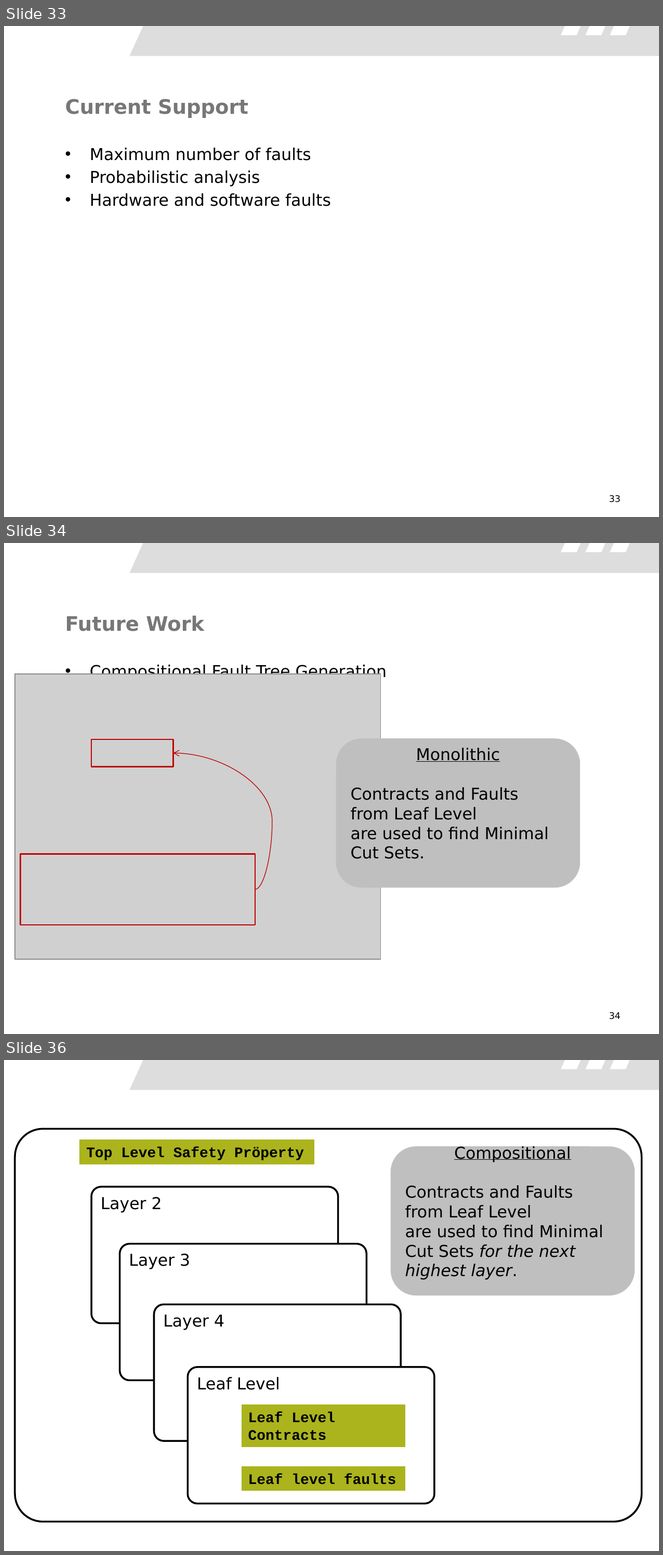
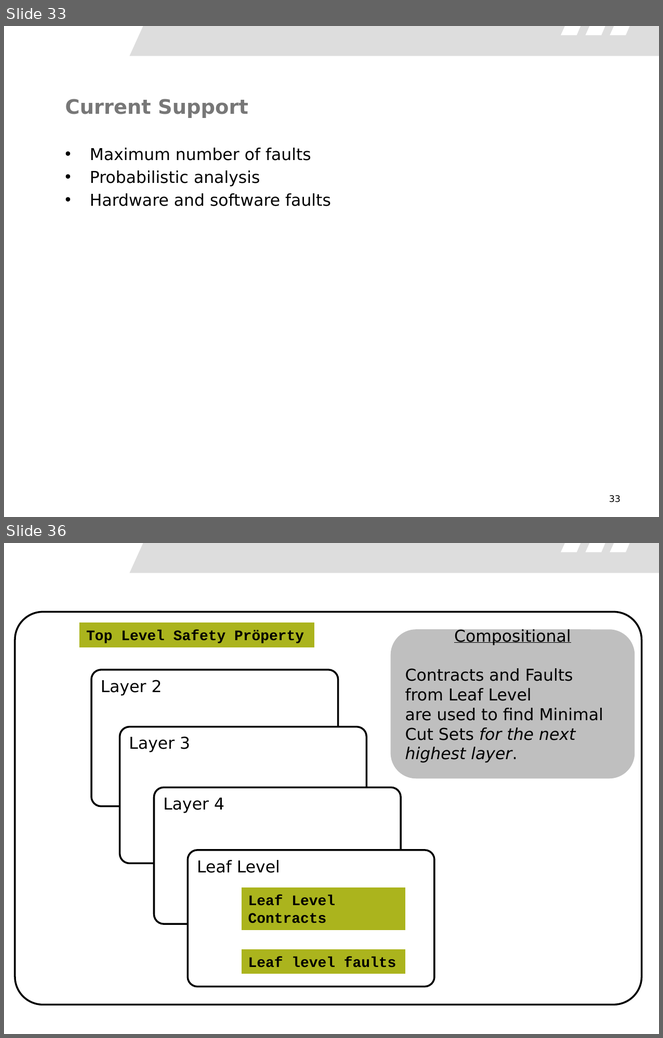
Before and after one commit to dkstewart/Presentations, a slide deck: OPE_2018.pptx. Shown one above the other, each under a label of ours: slides 33, 34 and 36 before the commit, slides 33 and 36 after it; the slides between them are not shown. The pictures are 663x1555 and 663x1038 pixels, drawn with LibreOffice and Linux fonts; fonts in the diff are those of the drawing; grey boxes stand for pictures. Boxes give left, top, right and bottom in pixels: in the first picture for what was removed or moved away, otherwise in the second. Text is boxed around its words. In the diff, an @@ line names an element or a change of style, - is before the commit and + after.

```diff
--- a/OPE_2018.pptx
+++ b/OPE_2018.pptx
@@ slide 34 removed at (x1=4, y1=543, x2=659, y2=1034), background #FFFFFF; not listed: 4 template elements that a slide beside it also shows @@
@@ title removed at (x1=65, y1=616, x2=204, y2=631) @@
-Future Work
@@ text removed at (x1=90, y1=664, x2=387, y2=681) @@
-• Compositional Fault Tree Generation
@@ picture removed at (x1=15, y1=674, x2=380, y2=960) @@
@@ rectangle removed at (x1=91, y1=740, x2=173, y2=767) @@
@@ rounded rectangle removed at (x1=337, y1=740, x2=579, y2=887) @@
-Monolithic
-Contracts and Faults
-from Leaf Level
-are used to find Minimal Cut Sets.
@@ curved arrow removed from (255, 890) to (173, 753) @@
@@ rectangle removed at (x1=21, y1=854, x2=255, y2=925) @@
@@ page number removed at (x1=609, y1=1013, x2=621, y2=1020) @@
-34
```
Also in this commit, not shown: 2 slides changed.
